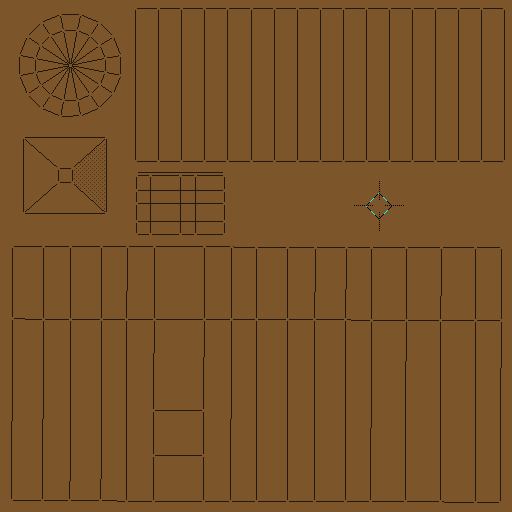
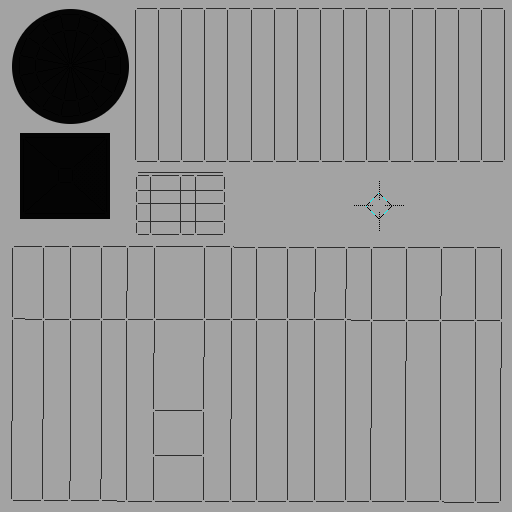
Two versions of the same layered image (512px x 512px). Layer-by-layer changes:
added layer "inside" above "inside_chimney" over bbox(20, 133, 110, 219)
added layer "inside_chimney" above "Hintergrund" over bbox(12, 9, 129, 124)
painted on "Hintergrund" over bbox(0, 0, 512, 512)
